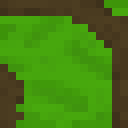
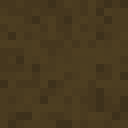
Layers edited between the first and the second 128×128 image:
hid "Layer 16" over [0, 0, 128, 128]
added layer "Dirt" above "Still" over [0, 0, 128, 128]
hid "Still" over [0, 0, 128, 128]
